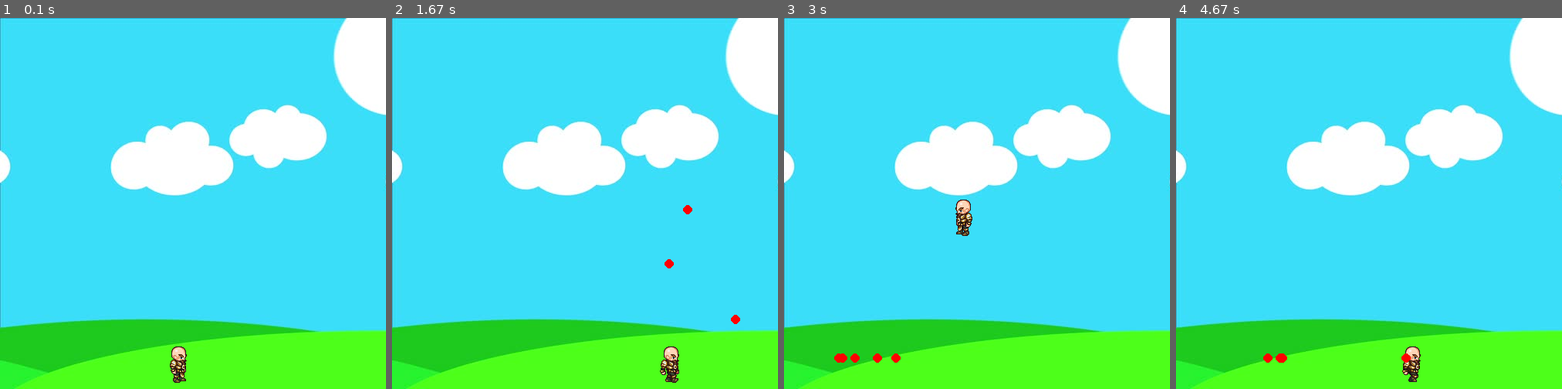
Above: before the commit, frames 1-4 (left to right).
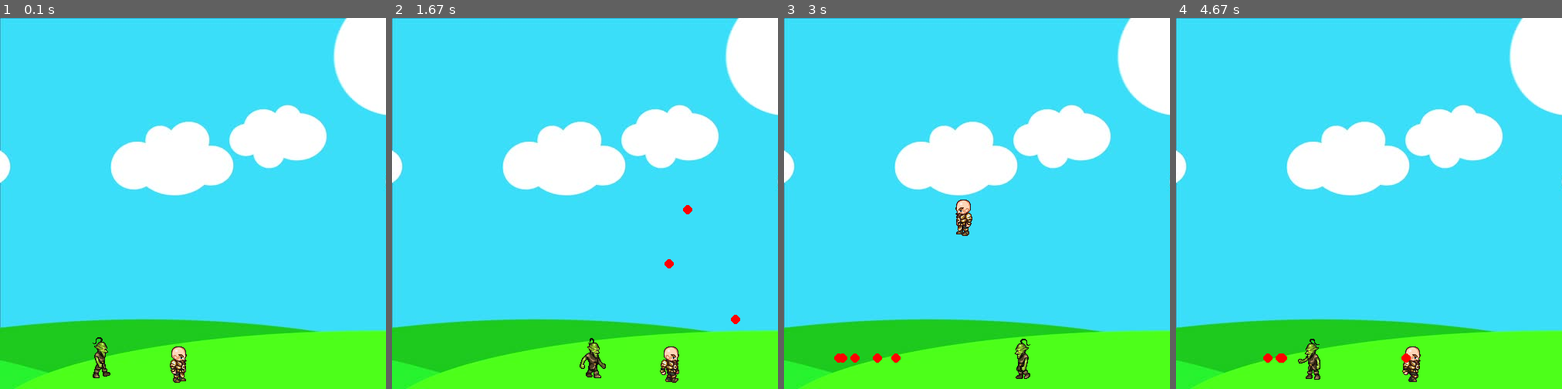
Above: after the commit, the same moments.

Repository: massgiu/PyGameApplication
Game: pygame game, started from src/Main.py
Two runs of this game, one before a commit and one after it. Both use one fixed random seed, a clock stepped at 60 frames per second and the inputs below.
Inputs:
- Up to frame 1 (0.1 s): no input
- Up to frame 2 (1.67 s): hold Right 0.33-0.8 s; hold Up 0.83-1.13 s; tap Space at 0.9, 1.23, 1.53 s; hold Right 1.17-1.63 s
- Up to frame 3 (3 s): hold Left 1.67-2.2 s; tap Space at 1.73, 2.03, 2.3, 2.6, 2.73 s; hold Left 2.23-2.63 s; hold Up from 2.67 s (still down)
- Up to frame 4 (4.67 s): release Up at 3.03 s; hold Right 3.07-3.7 s; tap Space at 3.13, 3.43, 3.8, 4.1, 4.3, 4.6 s; hold Left 3.73-4.2 s; hold Right from 4.23 s (still down)

The runs differ from the first frame. In frame 1, 0.3% of the frame differs, in the area x 24-29%, y 86-98%; in frame 2, 0.3%, in the area x 48-56%, y 86-98%; in frame 3, 0.3%; in frame 4, 0.3%.

Commit message:
Created class Enemy.py; refactored code.

Diff:
--- /dev/null
+++ b/src/Enemy.py
@@ -0,0 +1,48 @@
+from src.Utils import Utils
+
+
+class Enemy:
+
+    def __init__(self, x, y, width, height, end):
+        self.x = x
+        self.y = y
+        self.width = width
+        self.height = height
+        self.path = [x, end]  # This will define where our enemy starts and finishes their path.
+        self.walkCount = 0
+        self.vel = Utils.enemyVel
+
+    # This method manages images during enemy's movement
+    def draw(self, win):
+        self.move()
+        if self.walkCount + 1 >= Utils.clockTickEnemy:  # Since we have 11 images for each animtion our upper bound is 33.
+            # We will show each image for 3 frames. 3 x 11 = 33.
+            self.walkCount = 0
+
+        if self.vel > 0:  # If we are moving to the right we will display our walkRight images
+            win.blit(Utils.walkRightE[self.walkCount // int(Utils.clockTickEnemy / len(Utils.img_list_enemy))],
+                     (self.x, self.y))
+            self.walkCount += 1
+        else:  # Otherwise we will display the walkLeft images
+            win.blit(Utils.walkLeftE[self.walkCount // int(Utils.clockTickEnemy / len(Utils.img_list_enemy))],
+                     (self.x, self.y))
+            self.walkCount += 1
+
+    def move(self):
+        if self.vel > 0:  # If we are moving right
+            if self.x < self.path[1] + self.vel:  # If we have not reached the furthest right point on our path.
+                self.x += self.vel
+            else:
+                self.__change_direction()  # Change direction and move back the other way
+
+        else:  # If we are moving left
+            if self.x > self.path[0] - self.vel:  # If we have not reached the furthest left point on our path
+                self.x += self.vel  # increment x
+            else:
+                self.__change_direction()  # Change direction
+
+    # Private method
+    def __change_direction(self):
+        self.vel = self.vel * -1
+        self.x += self.vel
+        self.walkCount = 0
--- a/src/Main.py
+++ b/src/Main.py
@@ -1,6 +1,7 @@
 import pygame
 from src.Utils import Utils
 from src.Player import Player
+from src.Enemy import Enemy
 from src.Projectile import Projectile
 
 pygame.init()
@@ -9,7 +10,8 @@
 pygame.display.set_caption("My Game")
 
 clock = pygame.time.Clock()  # create an object to help track time
-player = Player(Utils.init_pos_x,Utils.init_pos_y,Utils.charact_width,Utils.charact_height);
+player = Player(Utils.init_pos_x,Utils.init_pos_y,Utils.charact_width,Utils.charact_height)
+goblin = Enemy(100, 410, 64, 64, 300)
 bullets = []
 
 while player.run:
@@ -35,12 +37,12 @@
             bullets.pop(bullets.index(bullet))
     #Left
     if keys[pygame.K_LEFT]:
-        player.goLeft()
+        player.go_left()
     #Right
     elif keys[pygame.K_RIGHT]:
-        player.goRight()
+        player.go_right()
     else:
-        player.isStopped()
+        player.is_stopped()
     #Not jumping: Up and Down and jump
     if not (player.isJump):
         # if keys[pygame.K_UP] and player.y > Utils.vel- Utils.charact_height/2:
@@ -48,9 +50,12 @@
         # if keys[pygame.K_DOWN] and player.y < Utils.screen_height - Utils.charact_height:
         #     player.y += Utils.vel
         if keys[pygame.K_UP]:
-            player.stopJump()
+            player.stop_jump()
     #Player jumping
     else:
         player.jump()
-    player.reDrawGameWin(win,bullets)
+    # Load background image at (0,0)
+    win.blit(Utils.bg_image, (0, 0))
+    goblin.draw(win)
+    player.draw(win, bullets)
 pygame.quit()
--- a/src/Player.py
+++ b/src/Player.py
@@ -19,50 +19,48 @@
         self.walkCount = 0
         self.jumpCount = Utils.initCount
 
-    def reDrawGameWin(self, win, bullets):
-        win.blit(self.utils.bg_image, (0, 0))  # This will draw our background image at (0,0)
+    def draw(self, win, bullets):
         if self.walkCount + 1 >= Utils.clockTick:
             self.walkCount = 0
         # we need to select in the array walkLeft e walkRight the index
         if  (self.isWalking):
             if self.left:  # facing left
-                win.blit(self.utils.walkLeft[self.walkCount // int(Utils.clockTick / len(Utils.img_list))],
+                win.blit(Utils.walkLeft[self.walkCount // int(Utils.clockTick / len(Utils.img_list))],
                          (self.x, self.y))  # We integer divide walkCount by a k(Utils.clockTick / len(Utils.img_list)) to ensure each
                                                     # image is shown k times every animation
             elif self.right:  # facing right
-                win.blit(self.utils.walkRight[self.walkCount // int(Utils.clockTick / len(Utils.img_list))],
+                win.blit(Utils.walkRight[self.walkCount // int(Utils.clockTick / len(Utils.img_list))],
                          (self.x, self.y))
             self.walkCount += 1
         #if it's not walking, loads first image
         else:
             if self.left: #if is turned on left
-                win.blit(self.utils.walkLeft[0], (self.x, self.y))  # If the character is standing still
+                win.blit(Utils.walkLeft[0], (self.x, self.y))  # If the character is standing still
             else: #if is turned on right
-                win.blit(self.utils.walkRight[0], (self.x, self.y))
-        # pygame.draw.rect(win, (255, 0, 0), (init_x, init_y, charact_width, charact_height))
+                win.blit(Utils.walkRight[0], (self.x, self.y))
         for bullet in bullets:
             bullet.draw(win)
         pygame.display.update()
 
-    def goLeft(self):
+    def go_left(self):
         if self.x > Utils.vel - Utils.charact_width / 2:
             self.x -= Utils.vel #decrement x
             self.left = True
             self.right = False
             self.isWalking = True
 
-    def goRight(self):
+    def go_right(self):
         if self.x < Utils.screen_width - Utils.charact_width:
             self.x += Utils.vel #increment x
             self.left = False
             self.right = True
             self.isWalking = True
 
-    def isStopped(self):
+    def is_stopped(self):
         self.walkCount = 0
         self.isWalking = False
 
-    def stopJump(self):
+    def stop_jump(self):
         self.isJump = True
         # self.right = False
         # self.left = False
--- a/src/Utils.py
+++ b/src/Utils.py
@@ -10,10 +10,15 @@
     charact_height = 60
     initCount = 10
     vel = 5
+    enemyVel = 3
     numMaxBullet = 5
     img_list = [x for x in range(10) if x > 0]
+    img_list_enemy = [x for x in range(11) if x > 0]
     walkRight = [pygame.image.load('../media/R' + str(x) + '.png') for x in img_list]
     walkLeft = [pygame.image.load('../media/L' + str(x) + '.png') for x in img_list]
+    walkRightE = [pygame.image.load('../media/R' + str(x) + 'E.png') for x in img_list_enemy]
+    walkLeftE = [pygame.image.load('../media/L' + str(x) + 'E.png') for x in img_list_enemy]
     clockTick = int(len(img_list)) * 3  # higher is factor, higher is speed animation
+    clockTickEnemy = int(len(img_list_enemy)) * 3  # higher is factor, higher is speed animation
     bg_image = pygame.image.load('../media/bg.jpg')
     char = pygame.image.load('../media/standing.png')
